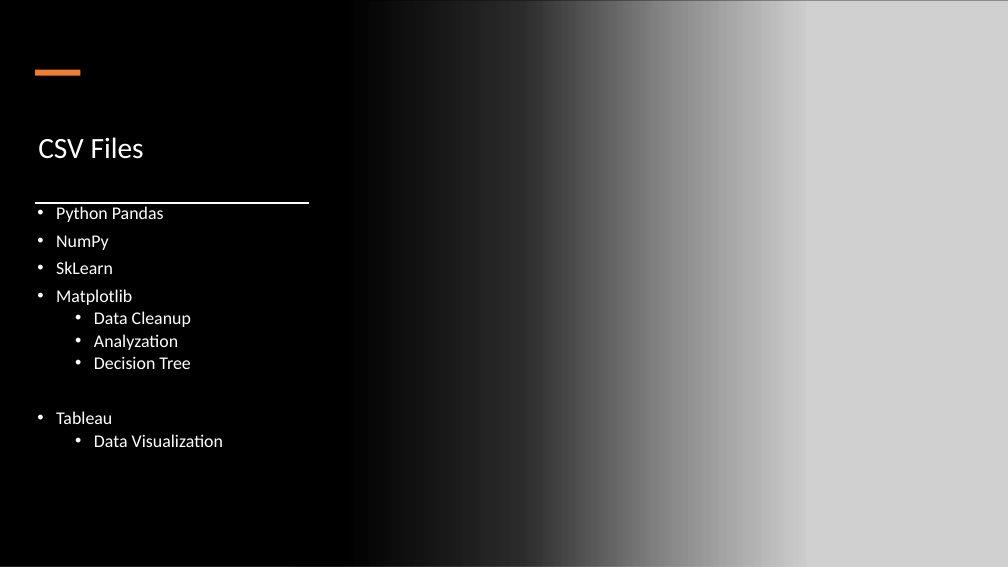
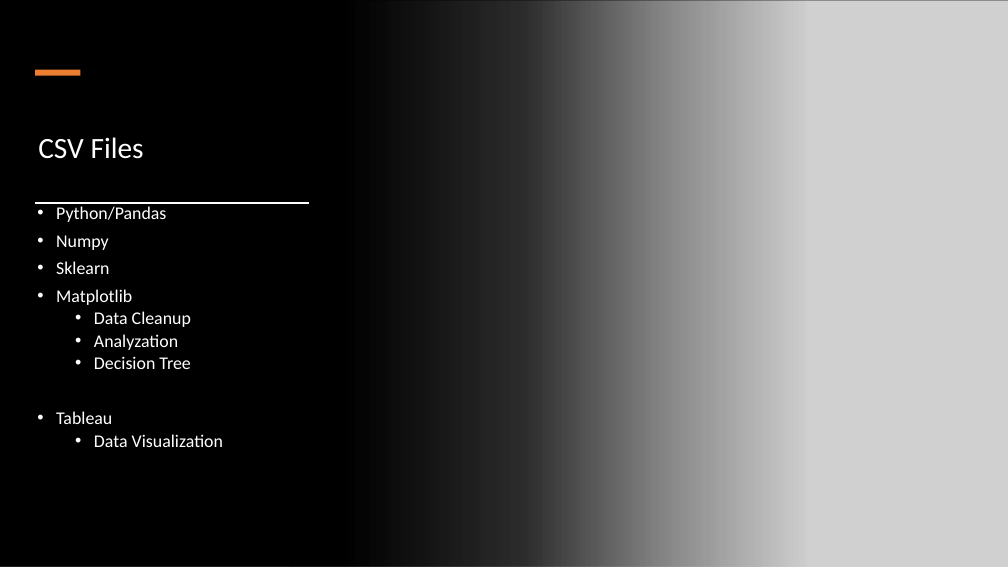
Before and after one commit to Irfan1495/Project-4, a slide deck: slide 4 of Video Game Sales.pptx. Drawn at 1008x567 pixels with LibreOffice and Linux fonts; fonts in the diff are those of the drawing; grey boxes stand for pictures. Boxes give left, top, right and bottom in pixels: in the first picture for what was removed or moved away, otherwise in the second. Text is boxed around its words. In the diff, an @@ line names an element or a change of style, - is before the commit and + after.

```diff
--- a/Video Game Sales.pptx
+++ b/Video Game Sales.pptx
@@ text at (56,206,166,274): text changed @@
-• Python Pandas
-• NumPy
-• SkLearn
+• Python/Pandas
+• Numpy
+• Sklearn
```
Also in this commit, not shown: 2 other slides changed, 8 slides added, 18 other files.
